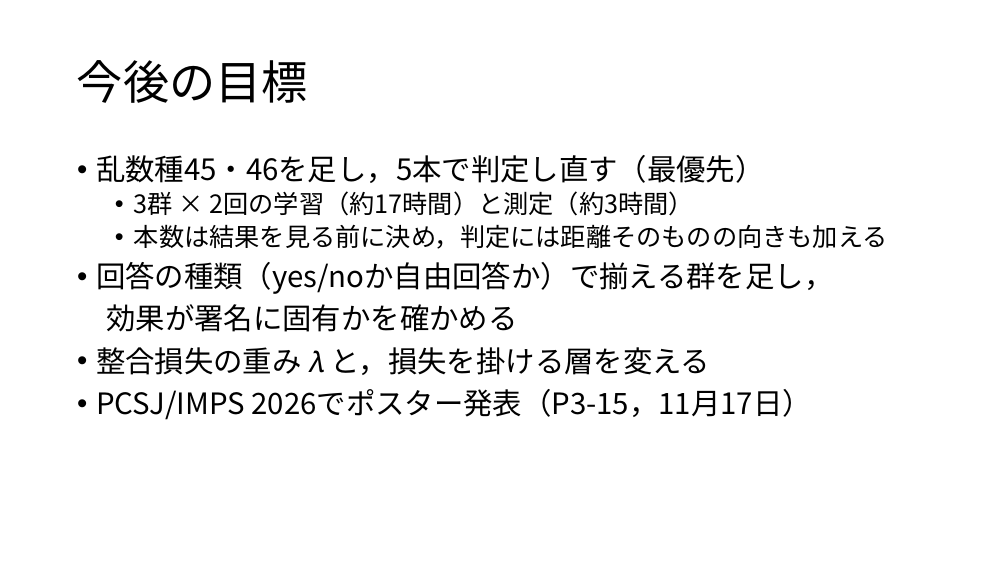
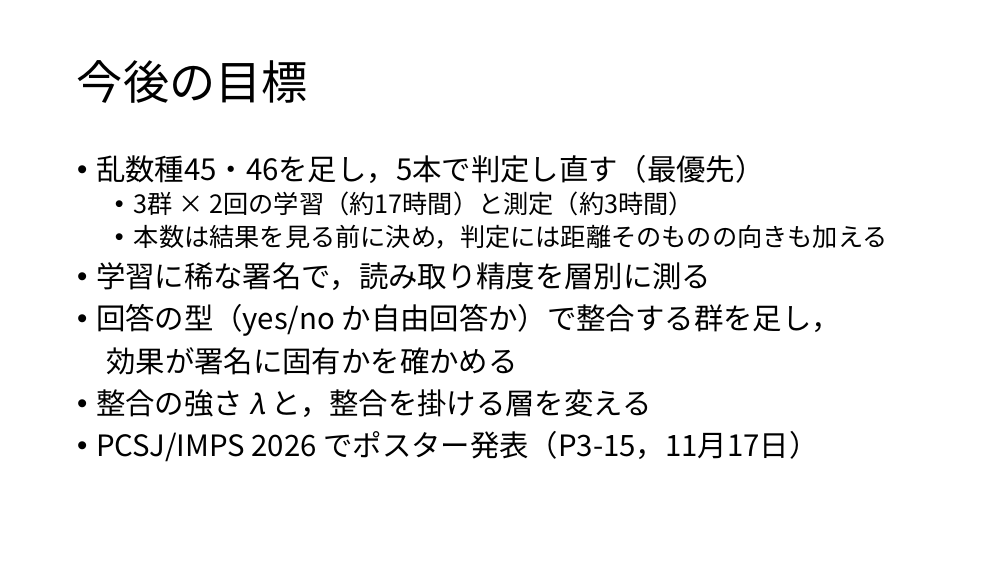
Before and after one commit to tomoking2004/cotar, a slide deck: slide 14 of presentations/20261030_進捗報告.pptx. Drawn at 1008x567 pixels with LibreOffice and Linux fonts; fonts in the diff are those of the drawing. Boxes give left, top, right and bottom in pixels: in the first picture for what was removed or moved away, otherwise in the second. Text is boxed around its words. In the diff, an @@ line names an element or a change of style, - is before the commit and + after.

```diff
--- a/presentations/20261030_進捗報告.pptx
+++ b/presentations/20261030_進捗報告.pptx
@@ text at (x1=96, y1=262, x2=841, y2=336): text changed @@
-• 回答の種類（yes/noか自由回答か）で揃える群を足し，
+• 学習に稀な署名で，読み取り精度を層別に測る
+• 回答の型（yes/no か自由回答か）で整合する群を足し，
@@ text at (x1=96, y1=389, x2=818, y2=462): text changed @@
-• 整合損失の重み 𝜆 と，損失を掛ける層を変える
-• PCSJ/IMPS 2026でポスター発表（P3-15，11月17日）
+• 整合の強さ 𝜆 と，整合を掛ける層を変える
+• PCSJ/IMPS 2026 でポスター発表（P3-15，11月17日）
```
Also in this commit, not shown: 14 other slides changed, 1 other file.
